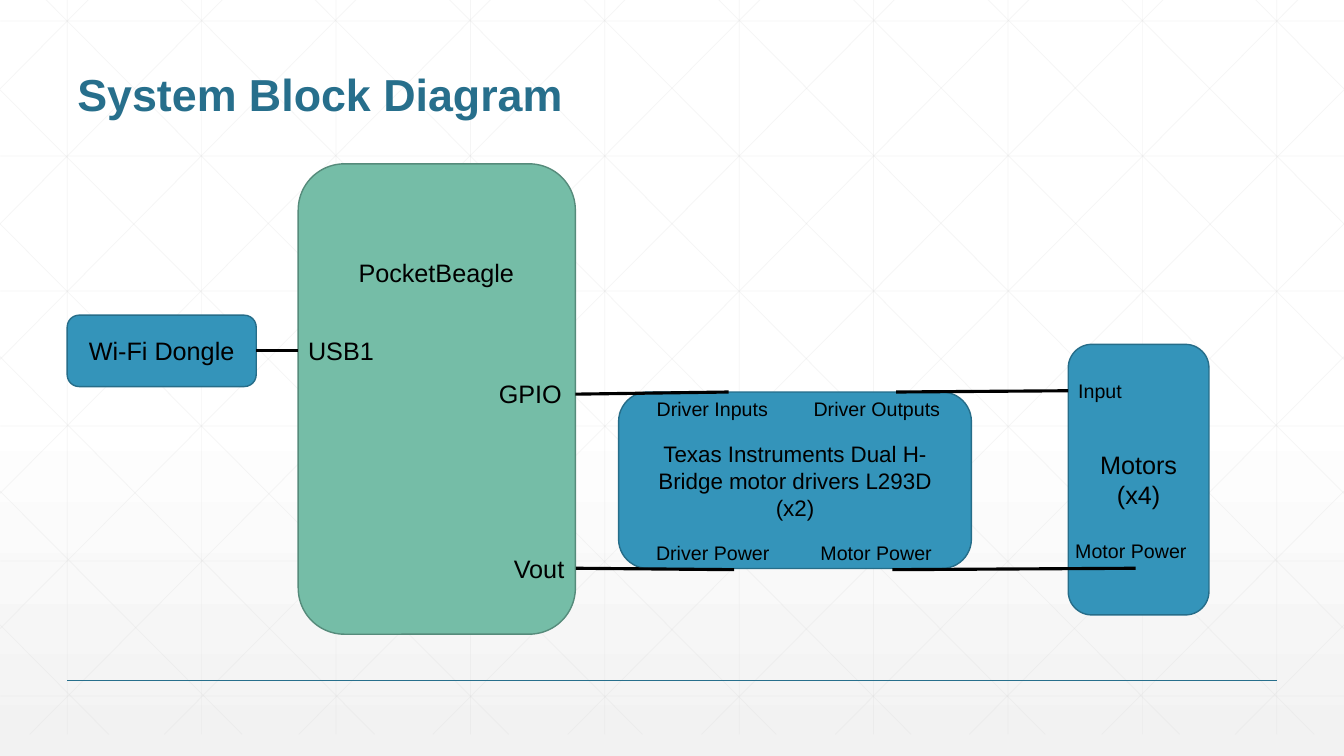
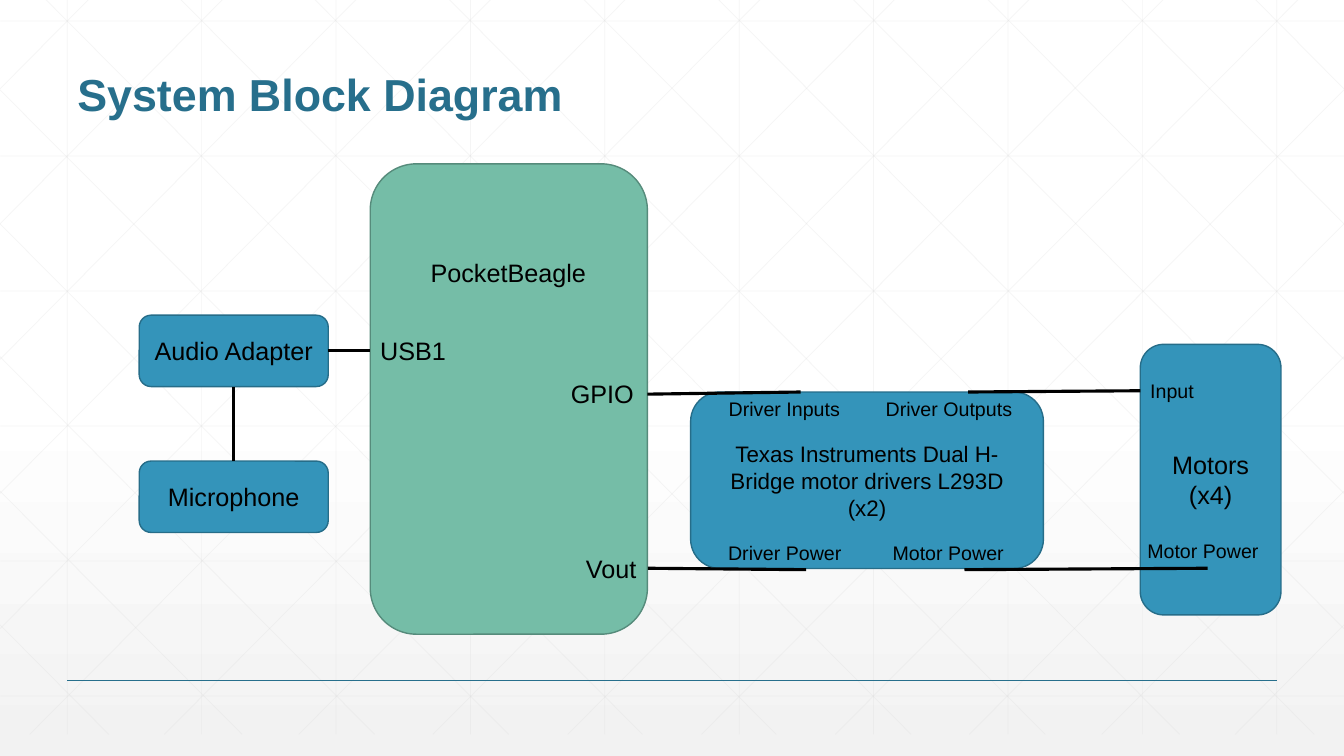
Before and after one commit to jae-kim-1107/ENGI301, a slide deck: slide 4 of project_1/docs/JaeKim_ProjectProposal.pptx. Drawn at 1344x756 pixels with LibreOffice and Linux fonts; fonts in the diff are those of the drawing. Boxes give left, top, right and bottom in pixels: in the first picture for what was removed or moved away, otherwise in the second. Text is boxed around its words. In the diff, an @@ line names an element or a change of style, - is before the commit and + after.

```diff
--- a/project_1/docs/JaeKim_ProjectProposal.pptx
+++ b/project_1/docs/JaeKim_ProjectProposal.pptx
@@ 9 texts, 4 rounded rectangles, 3 lines: place and size @@
-9 texts, 4 rounded rectangles, 3 lines at bbox=[68, 163, 1210, 634]
+9 texts, 4 rounded rectangles, 3 lines at bbox=[139, 163, 1281, 634]
@@ text in rounded rectangle at bbox=[155, 341, 313, 366]: text changed @@
-Wi-Fi Dongle
+Audio Adapter
@@ 2 lines, 1 text: place and size @@
-2 lines, 1 text at bbox=[256, 351, 1136, 570]
+2 lines, 1 text at bbox=[329, 351, 1208, 570]
@@ line added from (234, 461) to (234, 387), #000000 2.25 pt @@
@@ rounded rectangle added at bbox=[139, 461, 329, 532], fill #3494BA, outline #266D8A 1 pt, 18 pt, text #000000 @@
+Microphone
```
Also in this commit, not shown: 3 other slides changed, 1 slide added, 1 slide removed.
